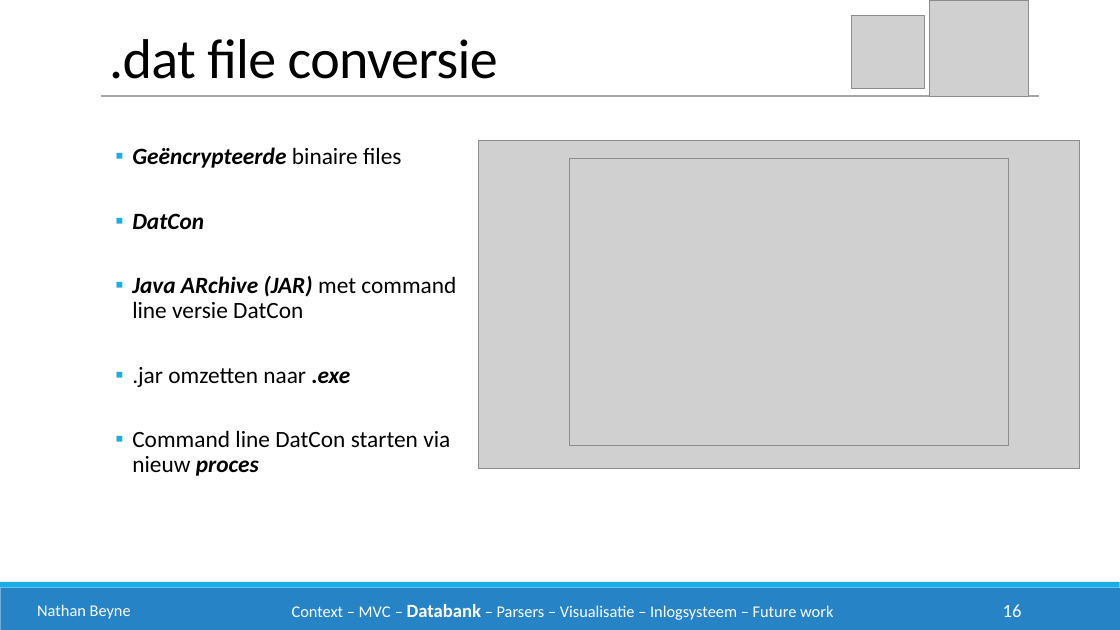
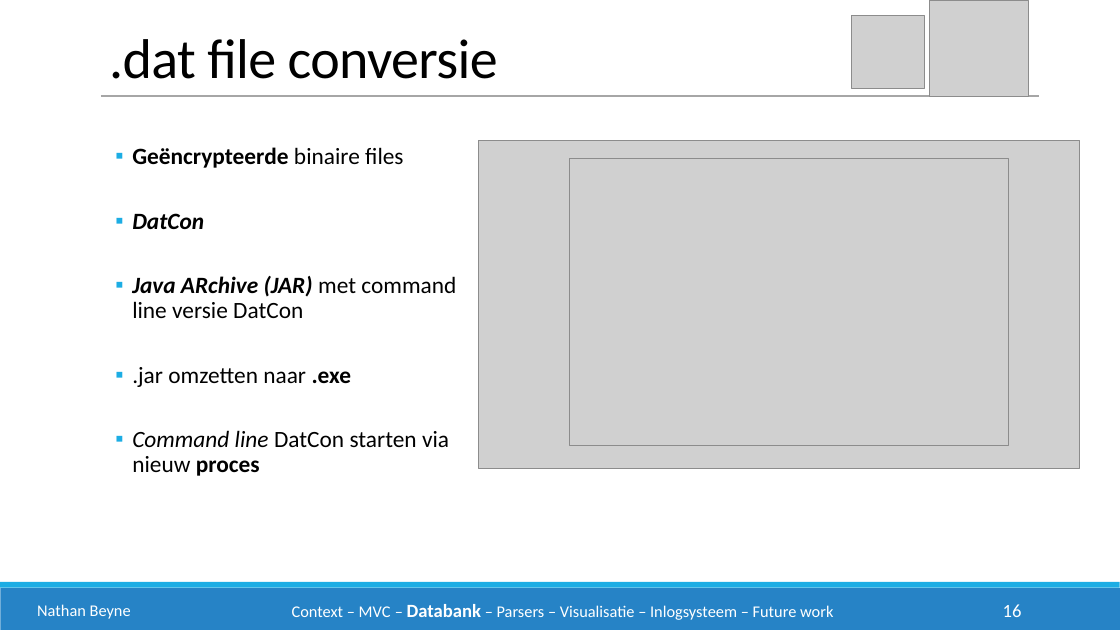
Before and after one commit to philipkukoba/Bachelors-Dissertation-DroneWebApp, a slide deck: slide 16 of documenten/eindpresentatie/drone1.pptx. Drawn at 1120x630 pixels with LibreOffice and Linux fonts; fonts in the diff are those of the drawing; grey boxes stand for pictures. Boxes give left, top, right and bottom in pixels: in the first picture for what was removed or moved away, otherwise in the second. Text is boxed around its words. In the diff, an @@ line names an element or a change of style, - is before the commit and + after.

```diff
--- a/documenten/eindpresentatie/drone1.pptx
+++ b/documenten/eindpresentatie/drone1.pptx
@@ text at box(132, 147, 449, 476): italic off in "Geëncrypteerde", ".exe", "proces"; italic on in "Command line" @@
```
Also in this commit, not shown: 8 other slides changed.
